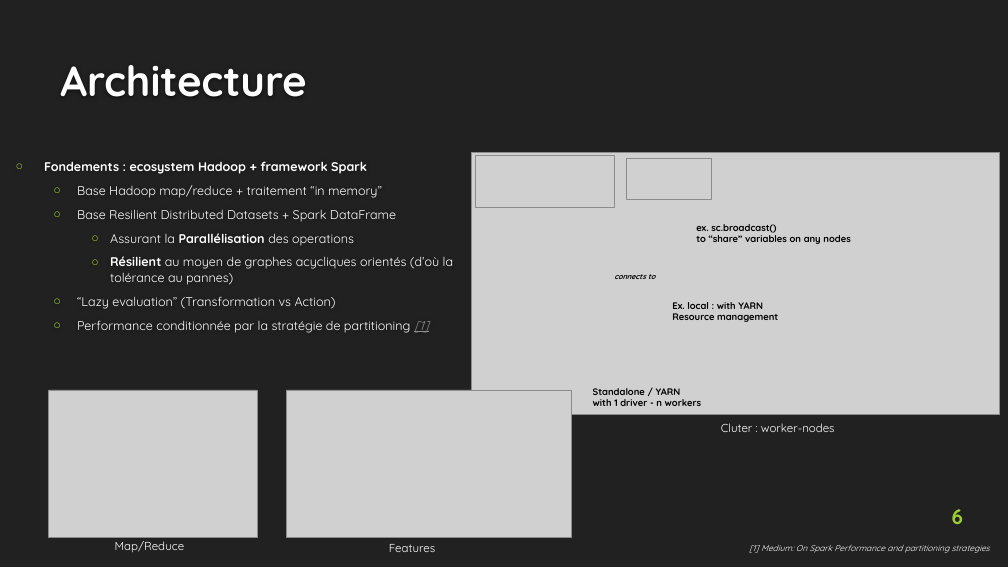
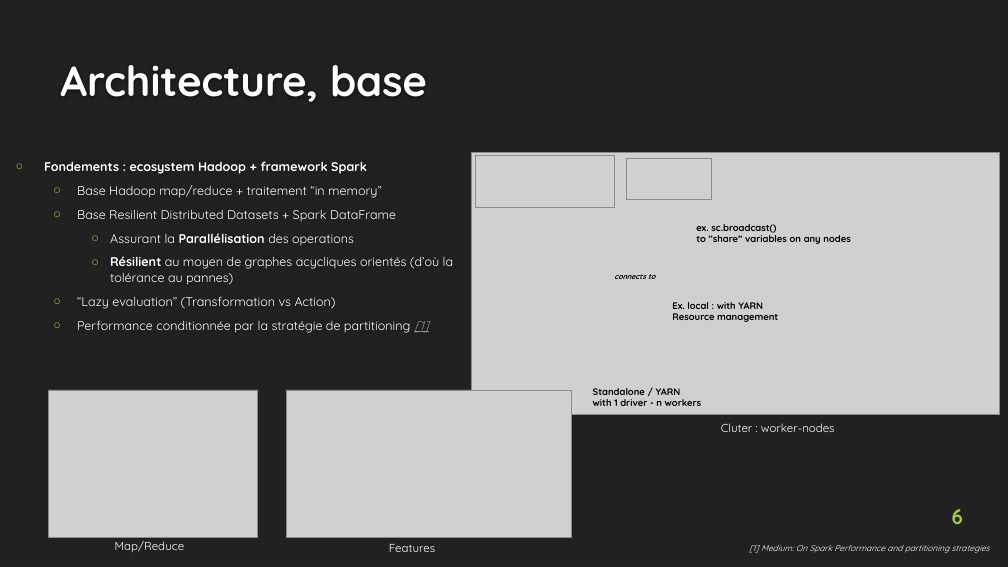
Before and after one commit to EtienneLardeur/P8_FruitsRecognition, a slide deck: slide 6 of P8_Big_Data.pptx. Drawn at 1008x567 pixels with LibreOffice and Linux fonts; fonts in the diff are those of the drawing; grey boxes stand for pictures; background and template pictures are left out. Boxes give left, top, right and bottom in pixels: in the first picture for what was removed or moved away, otherwise in the second. Text is boxed around its words. In the diff, an @@ line names an element or a change of style, - is before the commit and + after.

```diff
--- a/P8_Big_Data.pptx
+++ b/P8_Big_Data.pptx
@@ title at (x1=60, y1=65, x2=427, y2=102): text changed @@
-Architecture
+Architecture, base
```
Also in this commit, not shown: 13 other slides changed, 2 slides added, 9 slides removed, 2 other files.
